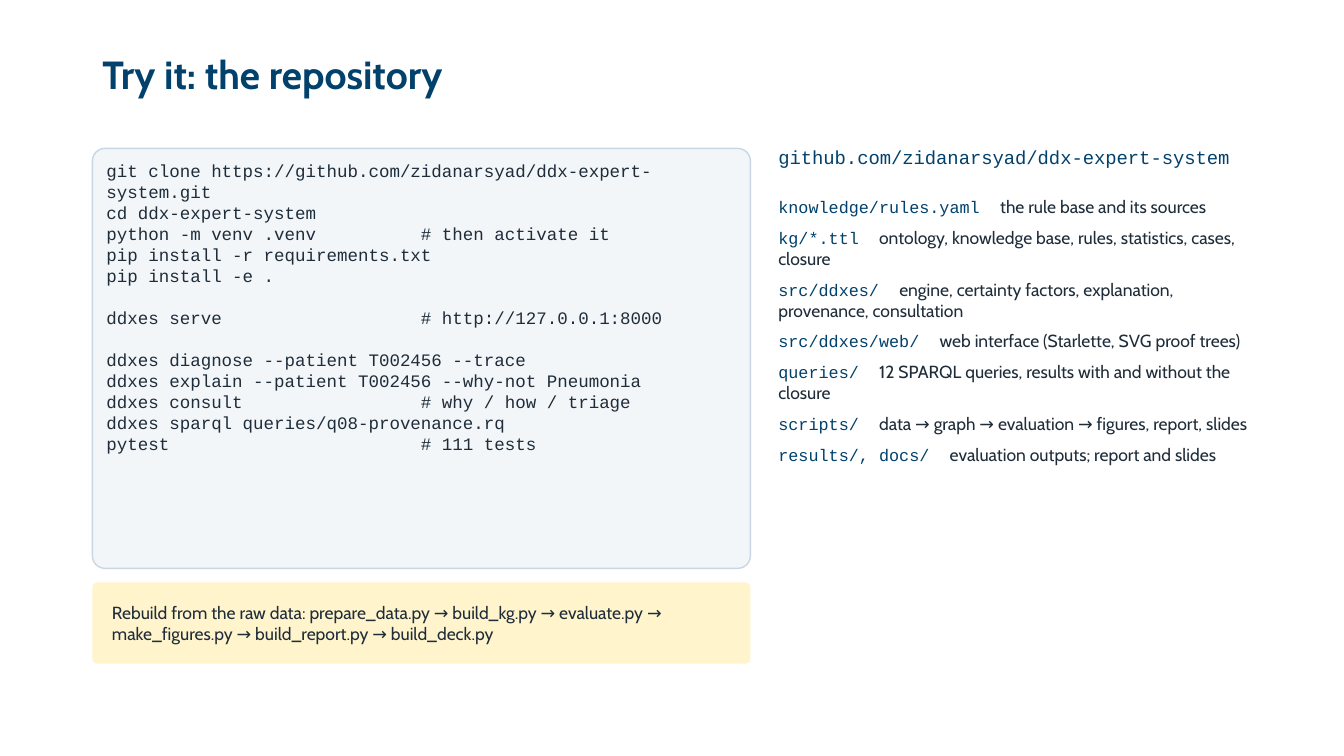
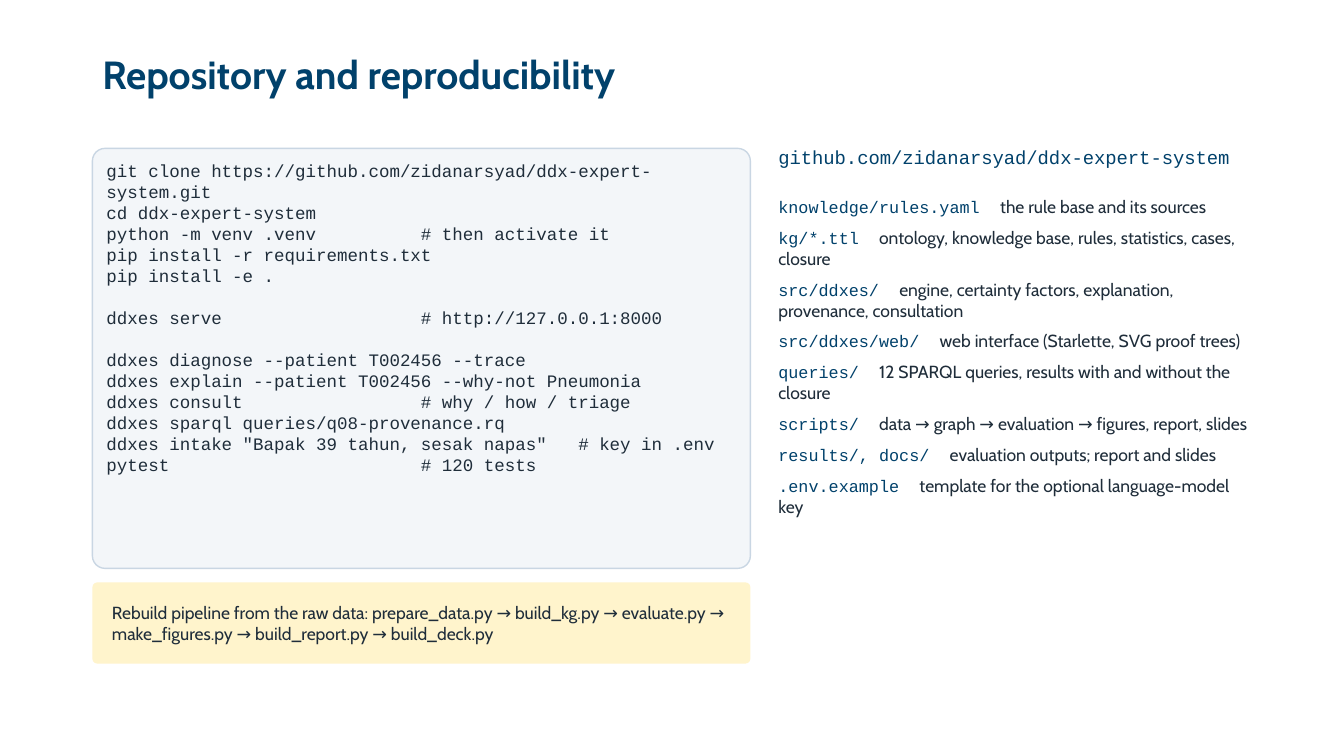
Before and after one commit to zidanarsyad/ddx-expert-system, a slide deck: slide 24 of docs/slides.pptx. Drawn at 1344x756 pixels with LibreOffice and Linux fonts; fonts in the diff are those of the drawing; background and template pictures are left out. Boxes give left, top, right and bottom in pixels: in the first picture for what was removed or moved away, otherwise in the second. Text is boxed around its words. In the diff, an @@ line names an element or a change of style, - is before the commit and + after.

```diff
--- a/docs/slides.pptx
+++ b/docs/slides.pptx
@@ title at [102, 59, 615, 99]: text changed @@
-Try it: the repository
+Repository and reproducibility
@@ text at [106, 437, 715, 475]: text changed @@
-pytest # 111 tests
+ddxes intake "Bapak 39 tahun, sesak napas" # key in .env
+pytest # 120 tests
@@ text at [919, 479, 1229, 496]: paragraph added @@
+.env.example template for the optional language-model key
@@ text at [112, 606, 706, 645]: text changed @@
-Rebuild from the raw data: prepare_data.py → build_kg.py → evaluate.py → make_figures.py → build_report.py → build_deck.py
+Rebuild pipeline from the raw data: prepare_data.py → build_kg.py → evaluate.py → make_figures.py → build_report.py → build_deck.py
```
Also in this commit, not shown: 14 other slides changed, 27 other files.
